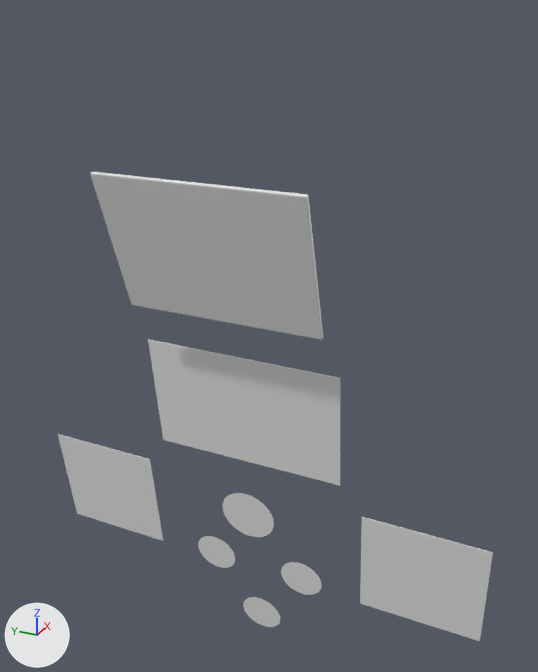
What one commit did to the FBX model unreal/GyroSim/Art/Cockpit/ck_glass.fbx.
One viewpoint serves both versions: a 50 mm camera at (4.356, -0.344, 1.105) aimed at (5.055, -0.029, 0.755). Lighting does not change. The marker at lower left points along +X, +Y and +Z. The picture after the commit comes second. Where no turn or scale is listed for an object, it has been applied to the vertices.

Objects in the first picture: 'ck_glass'.
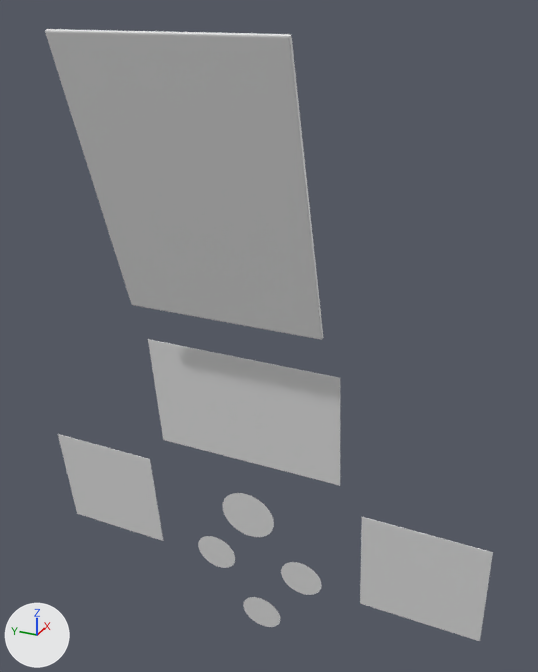
What differs and where, as boxes (x1, y1, x2, y2) in the pictures (538 x 672 px; the box of a moved part takes in the faces that stretch with it):
'ck_glass', reshaped (30% taller): before (58, 172, 493, 641); after (45, 29, 493, 641)
part 1 of me_ck_glass_001, moved or reshaped: before (90, 172, 309, 200); after (45, 29, 309, 200)

Patch to the scene script:
```diff
--- a/unreal/GyroSim/Art/Cockpit/ck_glass.fbx.py
+++ b/unreal/GyroSim/Art/Cockpit/ck_glass.fbx.py
@@ me_ck_glass_001 @@
 # used by ob_ck_glass; location = (0.0, 0.0, 0.0)
-me_ck_glass_001.from_pydata(...)  # 292 vertices, 292 faces; spans x 4.947..5.098, y -0.302..0.301, z 0.267..0.949
+me_ck_glass_001.from_pydata(...)  # 292 vertices, 292 faces; spans x 4.905..5.098, y -0.302..0.301, z 0.267..1.079
+# me_ck_glass_001 part 1: all 28 vertices in x 4.947..4.952, y -0.114..0.114, z 0.946..0.949 are moved by (-0.042, 0.0, 0.13)
 me_ck_glass_001.materials.append(mat_ck_hudglass)
```
